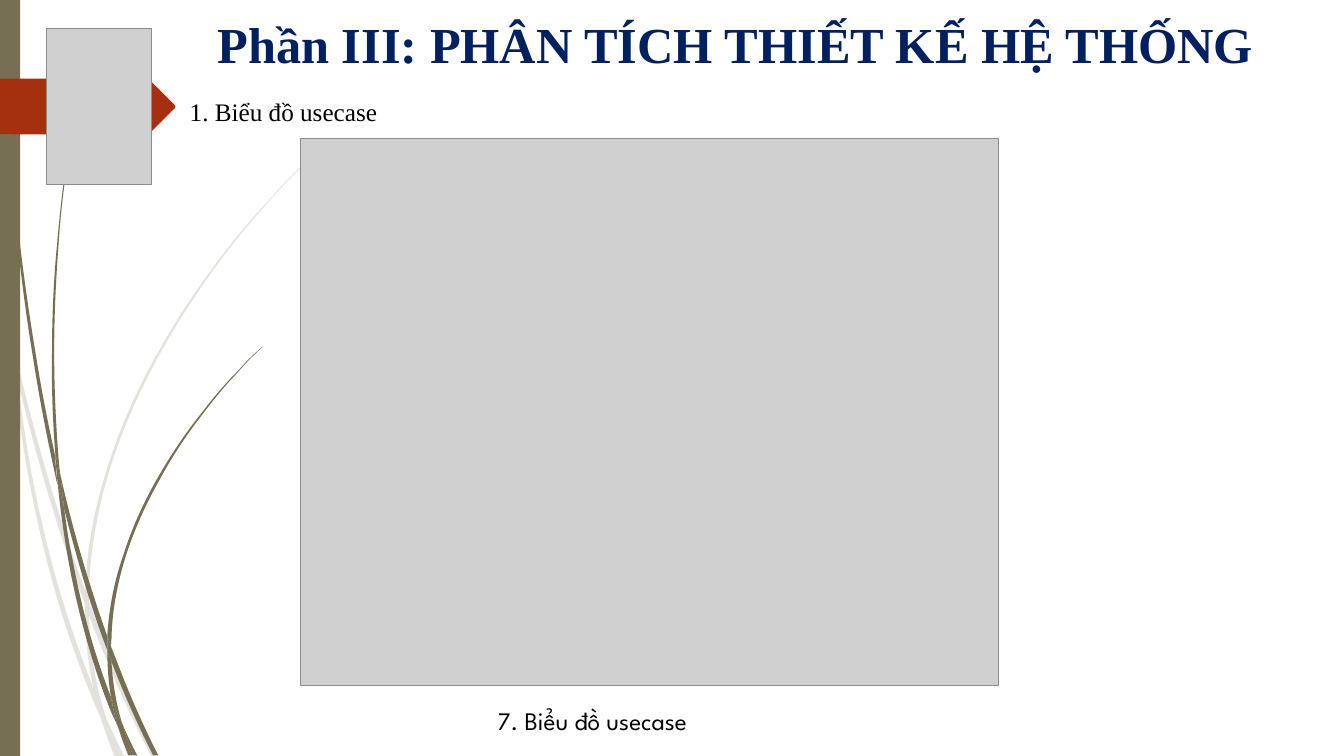
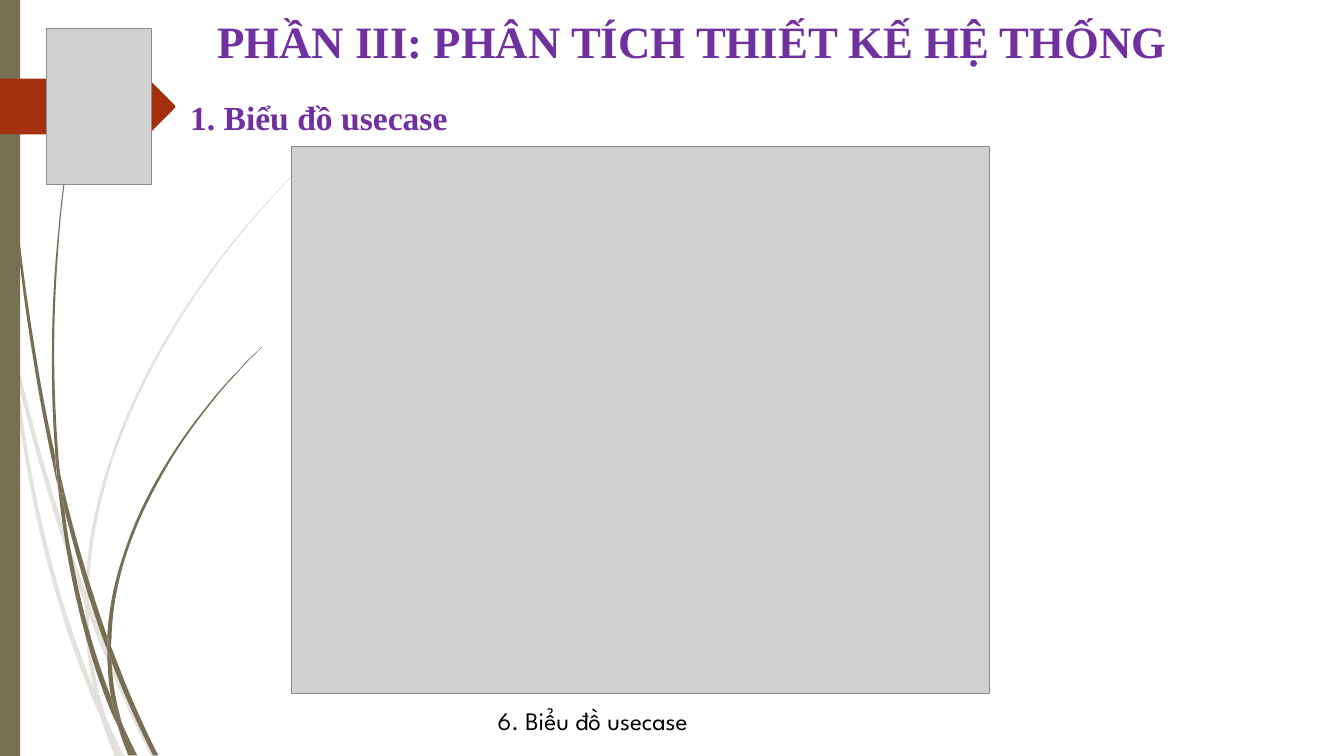
Before and after one commit to thanhgonzalo/datn, a slide deck: slide 8 of Slide.ppt (slide 10 before the commit). Drawn at 1344x756 pixels with LibreOffice and Linux fonts; fonts in the diff are those of the drawing; grey boxes stand for pictures; background and template pictures are left out. Boxes give left, top, right and bottom in pixels: in the first picture for what was removed or moved away, otherwise in the second. Text is boxed around its words. In the diff, an @@ line names an element or a change of style, - is before the commit and + after.

```diff
--- a/Slide.ppt
+++ b/Slide.ppt
@@ text at (217, 23, 1166, 67): text changed; size 36 to 32 pt; text colour #002060 to #7030A0 @@
-Phần III: PHÂN TÍCH THIẾT KẾ HỆ THỐNG
+PHẦN III: PHÂN TÍCH THIẾT KẾ HỆ THỐNG
@@ text "1. Biểu đồ usecase" at (190, 105, 447, 131): size 18 to 24 pt, text colour #000000 to #7030A0, bold on @@
@@ picture: place and size @@
-picture at (300, 138, 998, 685)
+picture at (291, 147, 989, 694)
@@ text at (498, 708, 687, 731): text changed @@
-7. Biểu đồ usecase
+6. Biểu đồ usecase
```
Also in this commit, not shown: 10 other slides changed, 7 slides added, 2 slides removed.
